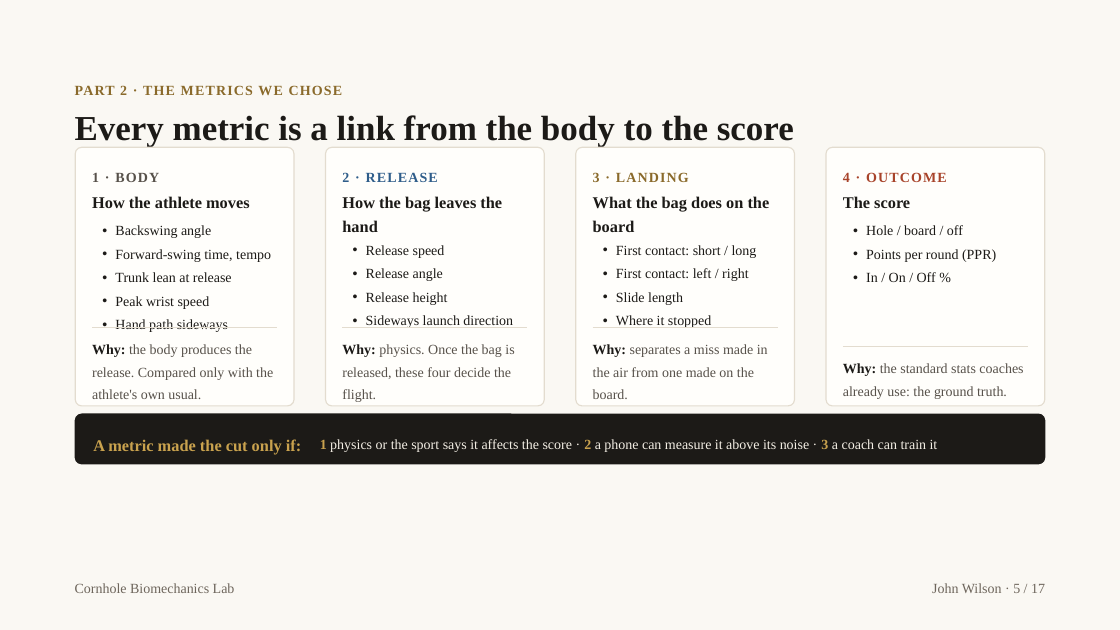
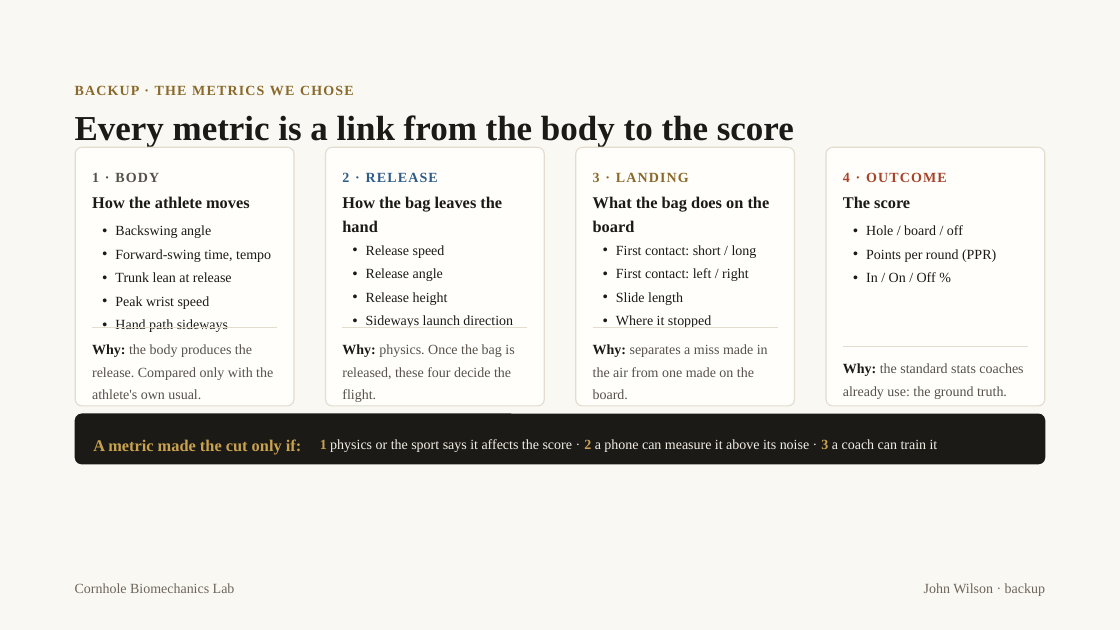
Before and after one commit to Berkonas/CornHoleBiomech, a slide deck: slide 15 of docs/presentation/Cornhole Biomechanics Lab - Final.pptx (slide 5 before the commit). Drawn at 1120x630 pixels with LibreOffice and Linux fonts; fonts in the diff are those of the drawing; background and template pictures are left out. Boxes give left, top, right and bottom in pixels: in the first picture for what was removed or moved away, otherwise in the second. Text is boxed around its words. In the diff, an @@ line names an element or a change of style, - is before the commit and + after.

```diff
--- a/docs/presentation/Cornhole Biomechanics Lab - Final.pptx
+++ b/docs/presentation/Cornhole Biomechanics Lab - Final.pptx
@@ text at (75, 85, 354, 95): text changed @@
-PART 2 · THE METRICS WE CHOSE
+BACKUP · THE METRICS WE CHOSE
@@ text at (924, 583, 1045, 596): text changed @@
-John Wilson · 5 / 17
+John Wilson · backup
```
Also in this commit, not shown: 15 other slides changed, 3 slides added, 14 other files.
